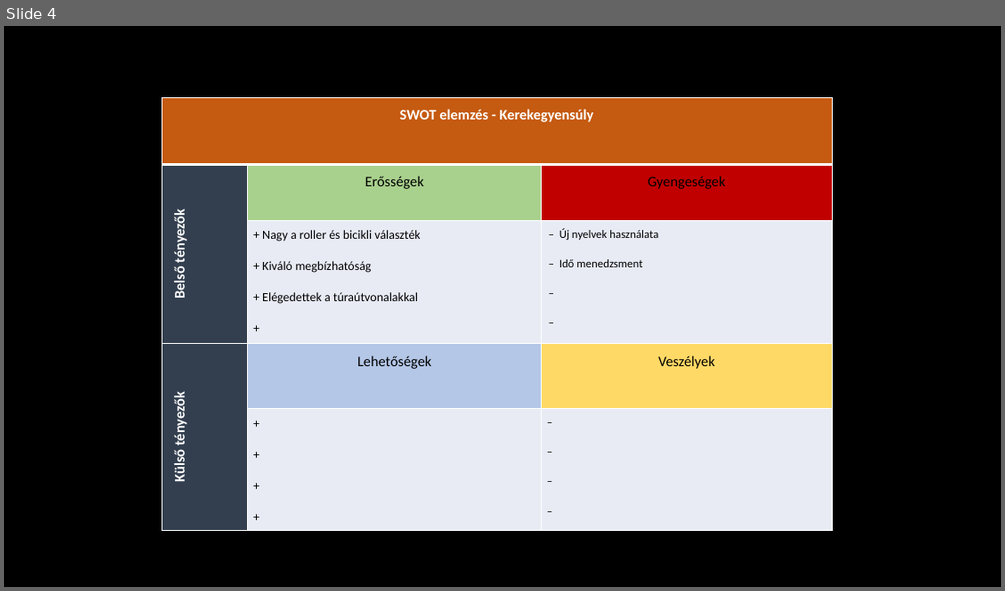
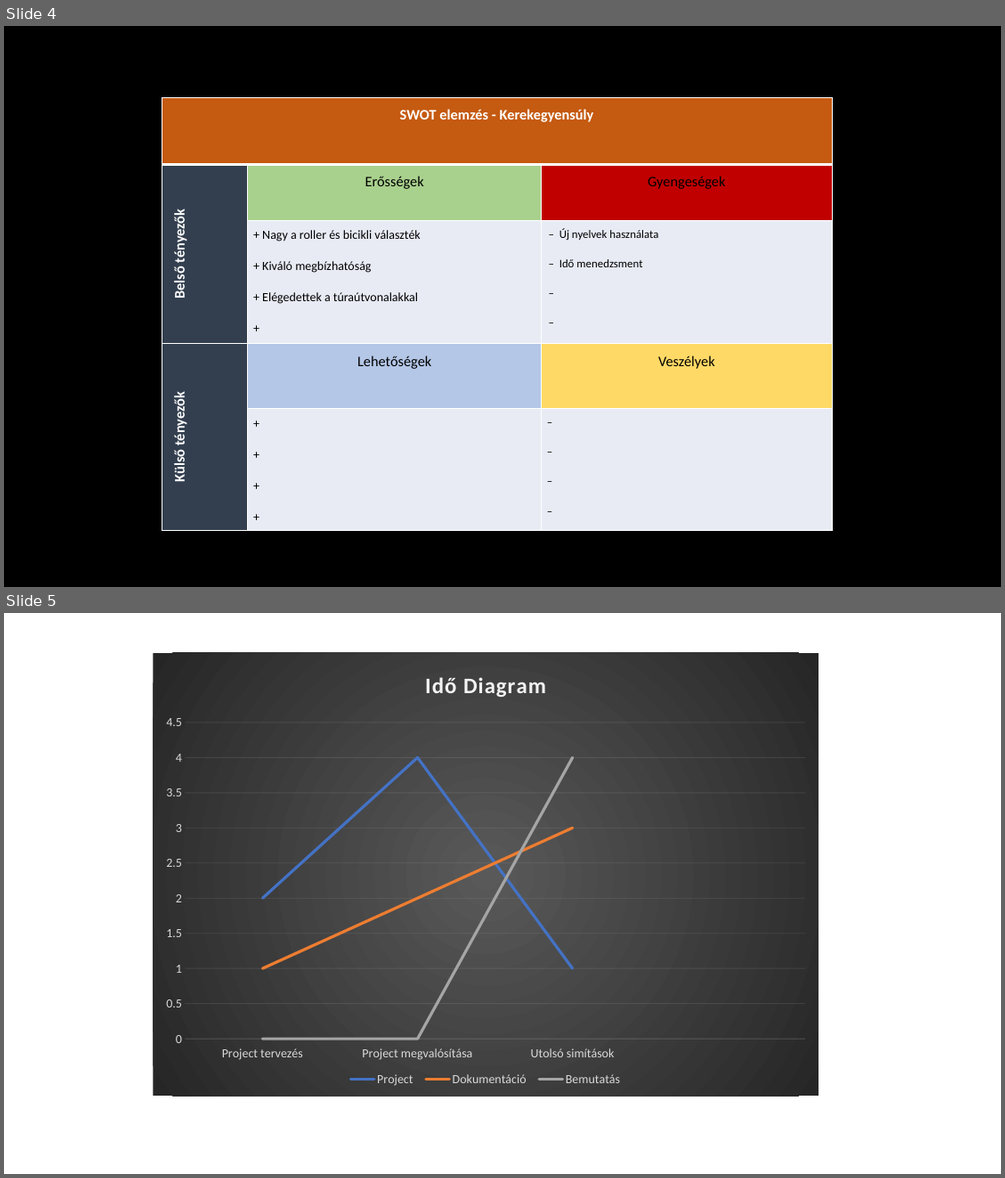
Before and after one commit to fricos/Project, a slide deck: ppt/Kerekegyensúly.pptx. Shown one above the other, each under a label of ours: slide 4 before the commit, slides 4 and 5 after it. The pictures are 1005x591 and 1005x1178 pixels, drawn with LibreOffice and Linux fonts; fonts in the diff are those of the drawing; background and template pictures are left out. Boxes give left, top, right and bottom in pixels: in the first picture for what was removed or moved away, otherwise in the second. Text is boxed around its words. In the diff, an @@ line names an element or a change of style, - is before the commit and + after.

```diff
--- a/ppt/Kerekegyensúly.pptx
+++ b/ppt/Kerekegyensúly.pptx
@@ slide 5 added at [4, 613, 1001, 1174], background picture (left out) @@
@@ line chart added at [153, 653, 818, 1096] @@
+title "Idő Diagram "
+categories: Project tervezés, Project megvalósítása, Utolsó simítások
+Project: 2, 4, 1, -
+Dokumentáció: 1, 2, 3, -
+Bemutatás: 0, 0, 4, -
```
Also in this commit, not shown: 2 slides changed.
